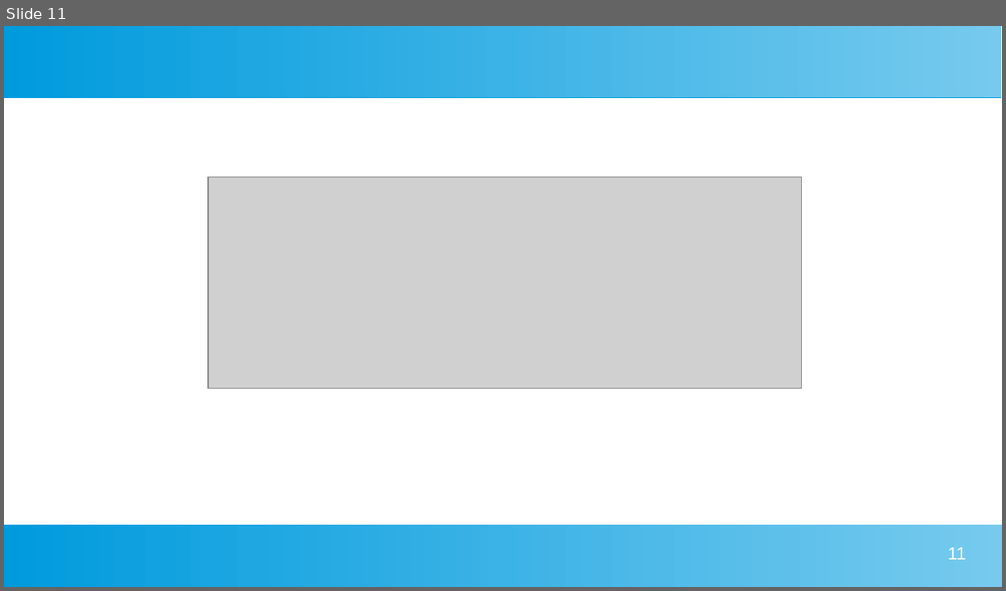
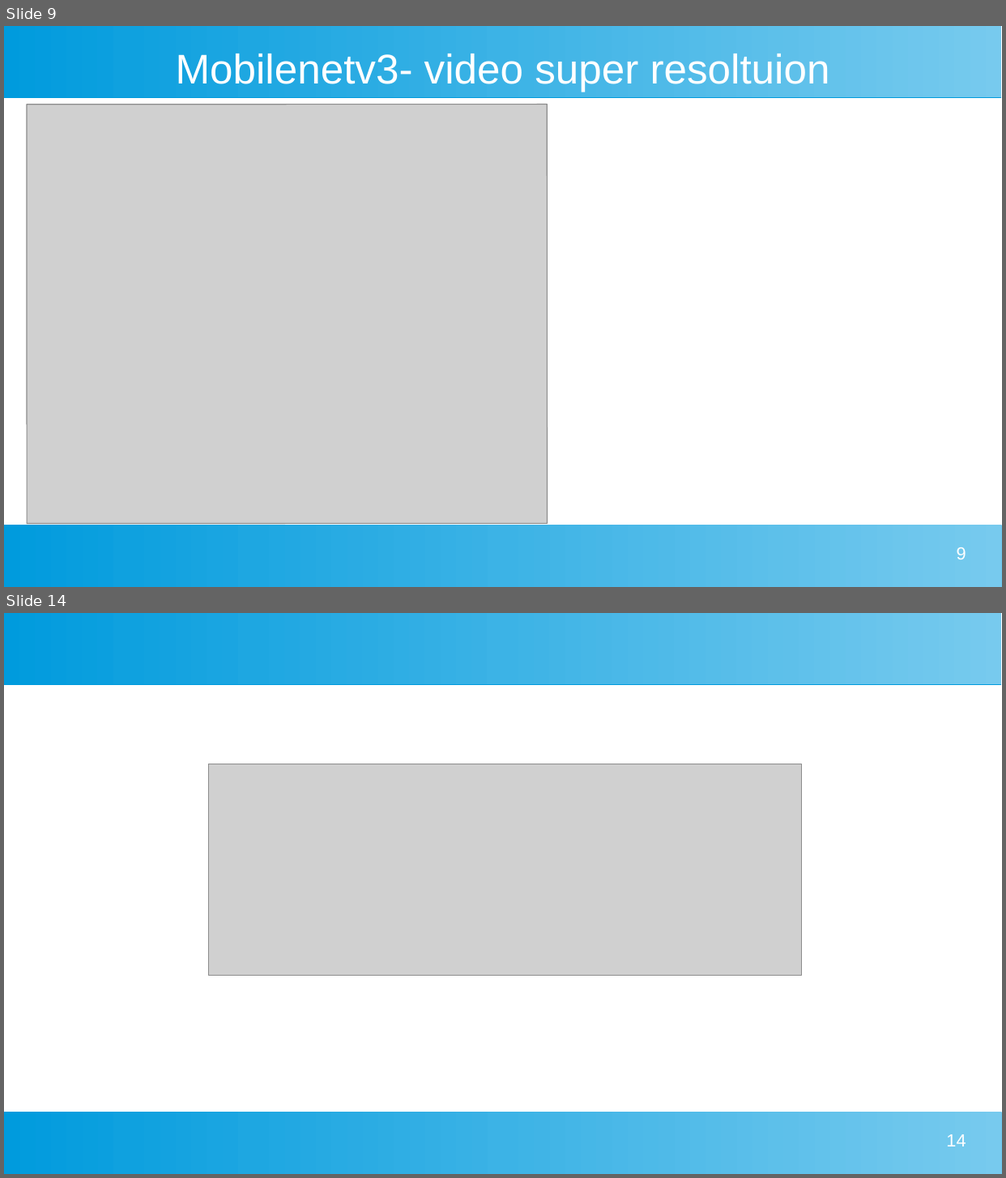
Before and after one commit to pradeepkdlkrni/sem4_project_submissions, a slide deck: submission/phase1/powerPoint/vsr.ppsx. Shown one above the other, each under a label of ours: slide 11 before the commit, slides 9 and 14 after it; the slides between them are not shown. The pictures are 1006x591 and 1006x1178 pixels, drawn with LibreOffice and Linux fonts; fonts in the diff are those of the drawing; grey boxes stand for pictures. Boxes give left, top, right and bottom in pixels: in the first picture for what was removed or moved away, otherwise in the second. Text is boxed around its words. In the diff, an @@ line names an element or a change of style, - is before the commit and + after.

```diff
--- a/submission/phase1/powerPoint/vsr.ppsx
+++ b/submission/phase1/powerPoint/vsr.ppsx
@@ slide 9 added at [4,26,1002,587], background #FFFFFF; not listed: 2 template elements that a slide beside it also shows @@
@@ title added at [176,54,830,92], 33 pt, text #FFFFFF @@
+Mobilenetv3- video super resoltuion
@@ picture added at [27,104,548,523] @@
@@ page number added at [957,548,966,560], 14 pt, text #FFFFFF @@
+9
@@ what was slide 11 is now slide 14 @@
@@ page number at [946,1135,965,1147]: text changed @@
-11
+14
```
Also in this commit, not shown: 7 slides changed, 10 other slides added, 3 slides removed.
